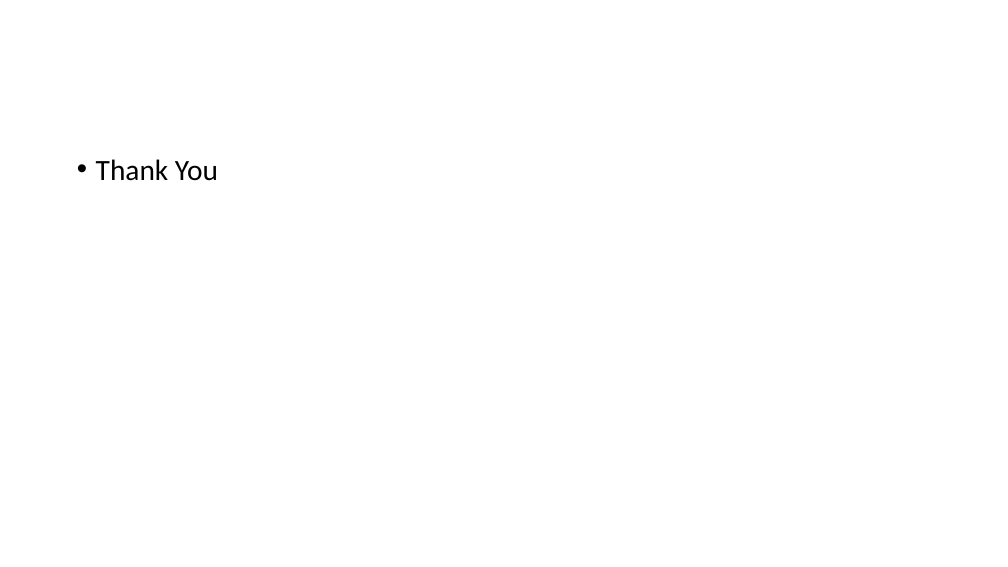
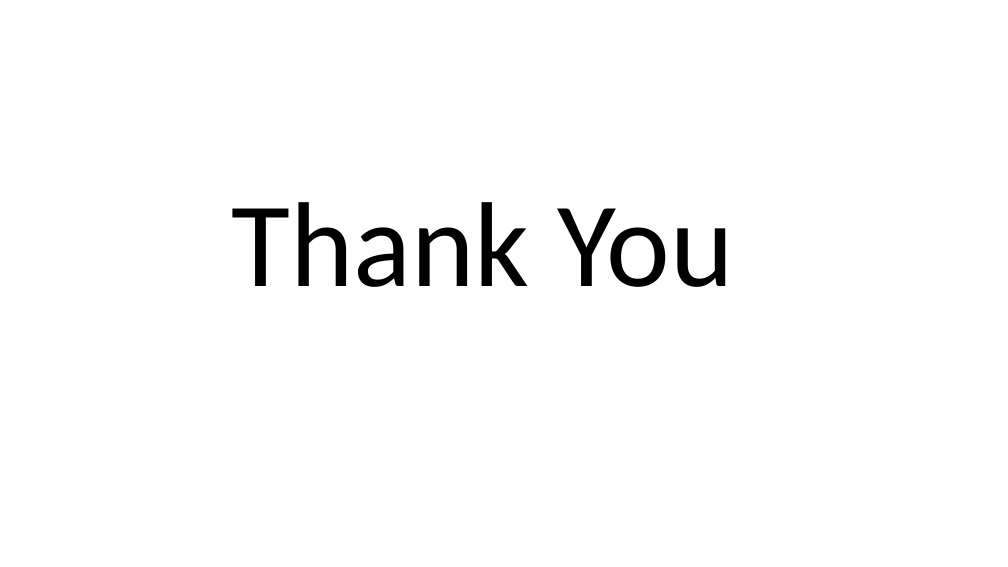
Before and after one commit to dhchoi-lazy/course-materials, a slide deck: slide 3 of week12/branch.pptx. Drawn at 1008x567 pixels with LibreOffice and Linux fonts; fonts in the diff are those of the drawing. Boxes give left, top, right and bottom in pixels: in the first picture for what was removed or moved away, otherwise in the second. Text is boxed around its words. In the diff, an @@ line names an element or a change of style, - is before the commit and + after.

Commit message:
add TY

```diff
--- a/week12/branch.pptx
+++ b/week12/branch.pptx
@@ text "Thank You": place and size @@
-text "Thank You" at [96,159,218,181]
+text "Thank You" at [232,202,734,287]
@@ text "Thank You" at [232,202,734,287]: size 28 to 115 pt; bullet • to none; line spacing 0.9 to 1; less space between paragraphs @@
```
